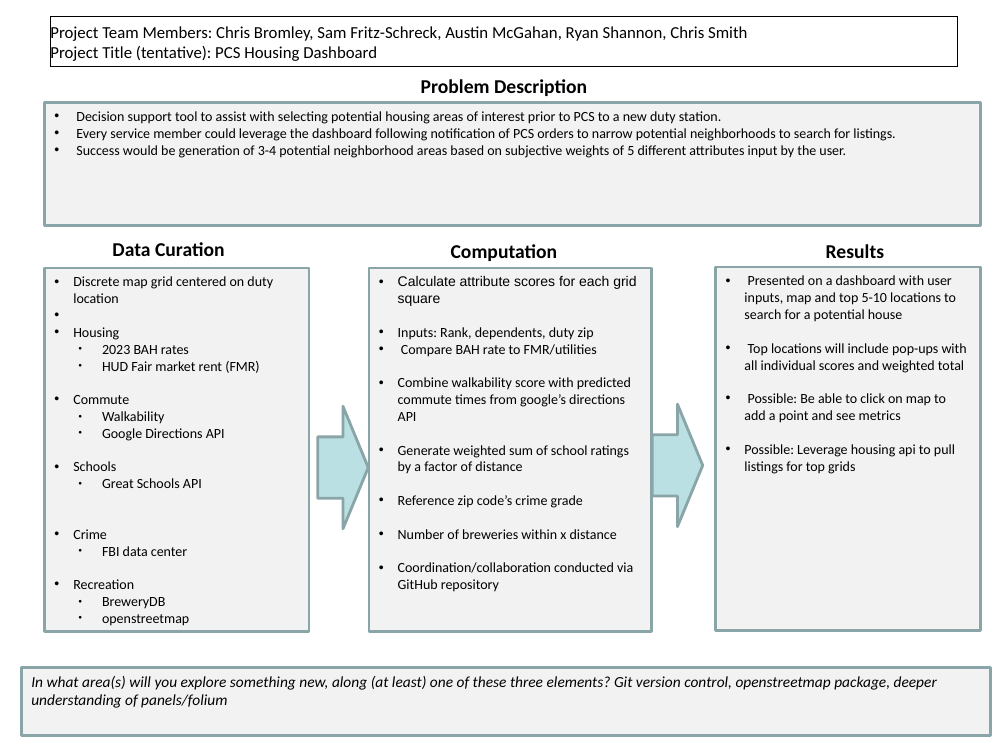
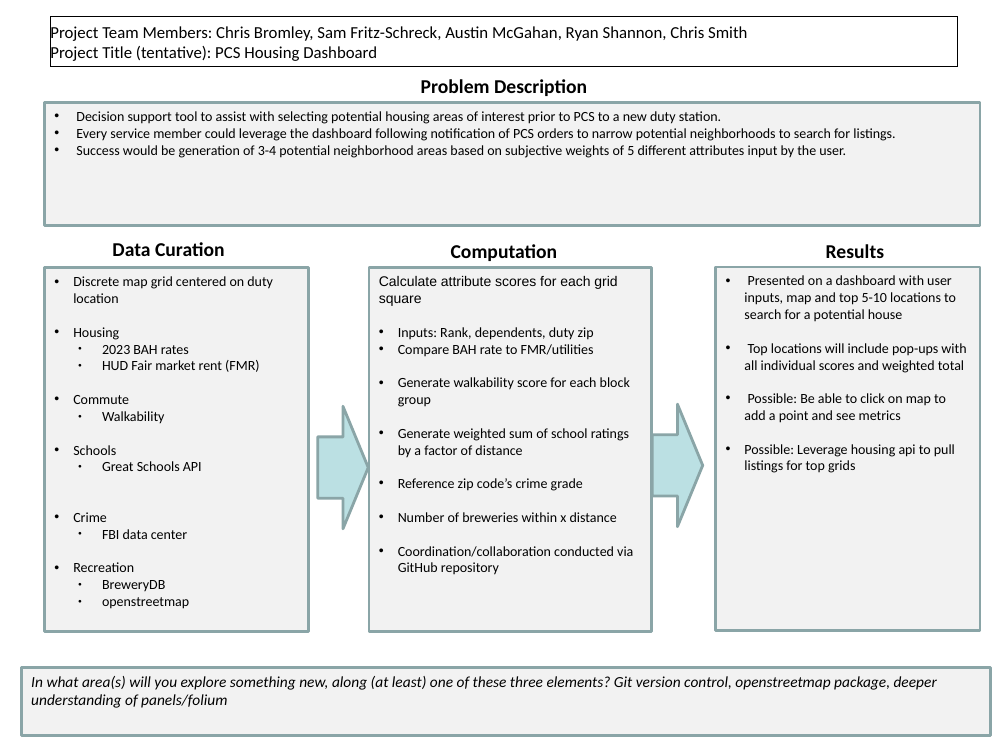
Before and after one commit to SamFritz-Schreck/OA3801FinalProject, a slide deck: slide 1 of FinalProject_worksheet.pptx. Drawn at 1008x756 pixels with LibreOffice and Linux fonts; fonts in the diff are those of the drawing. Boxes give left, top, right and bottom in pixels: in the first picture for what was removed or moved away, otherwise in the second. Text is boxed around its words. In the diff, an @@ line names an element or a change of style, - is before the commit and + after.

```diff
--- a/FinalProject_worksheet.pptx
+++ b/FinalProject_worksheet.pptx
@@ text in rectangle at [379, 276, 617, 306]: bullet • to none @@
@@ text in rectangle at [398, 377, 630, 407]: text changed @@
-• Combine walkability score with predicted commute times from google’s directions API
+• Generate walkability score for each block group
@@ text in rectangle at [102, 428, 225, 441]: paragraph removed @@
-  ● Google Directions API
```
